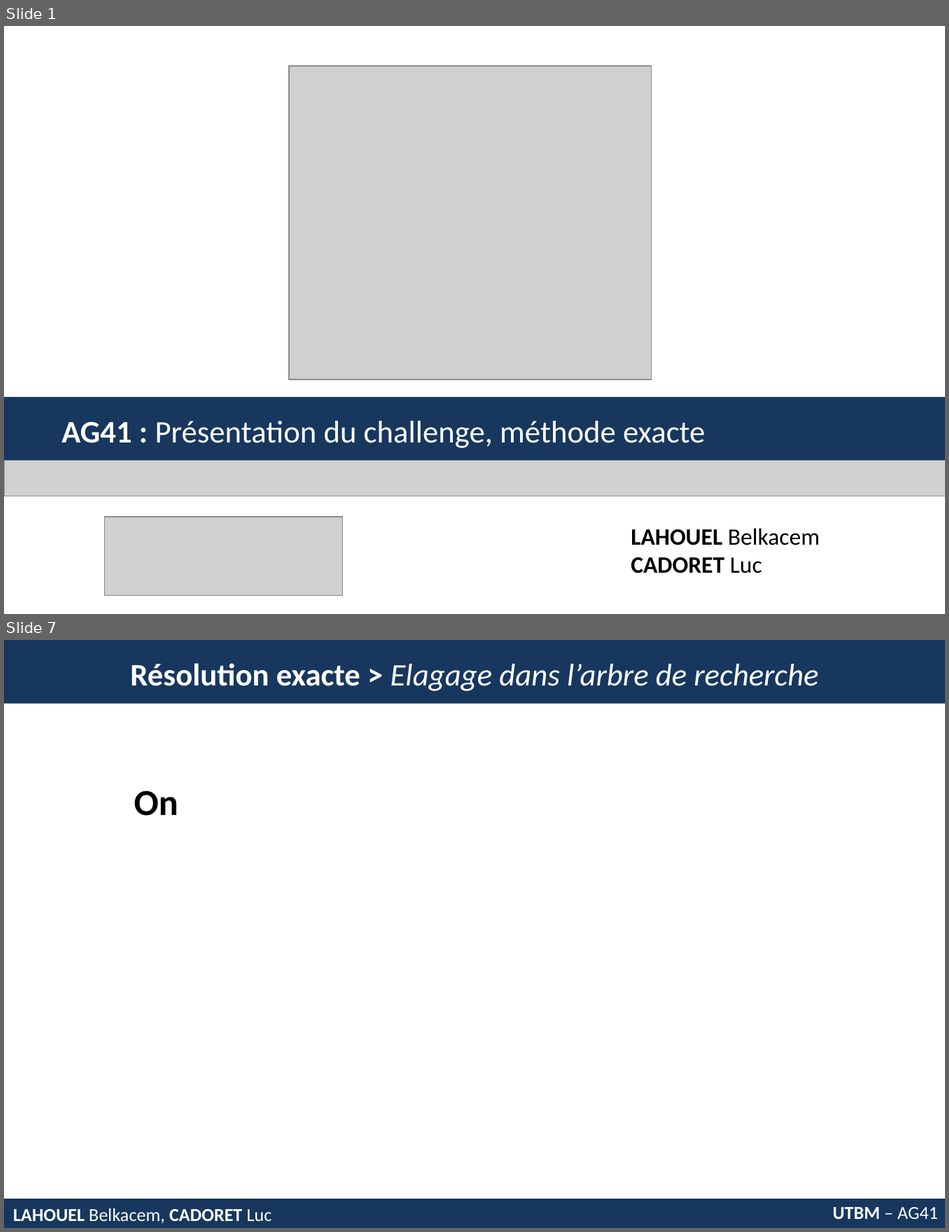
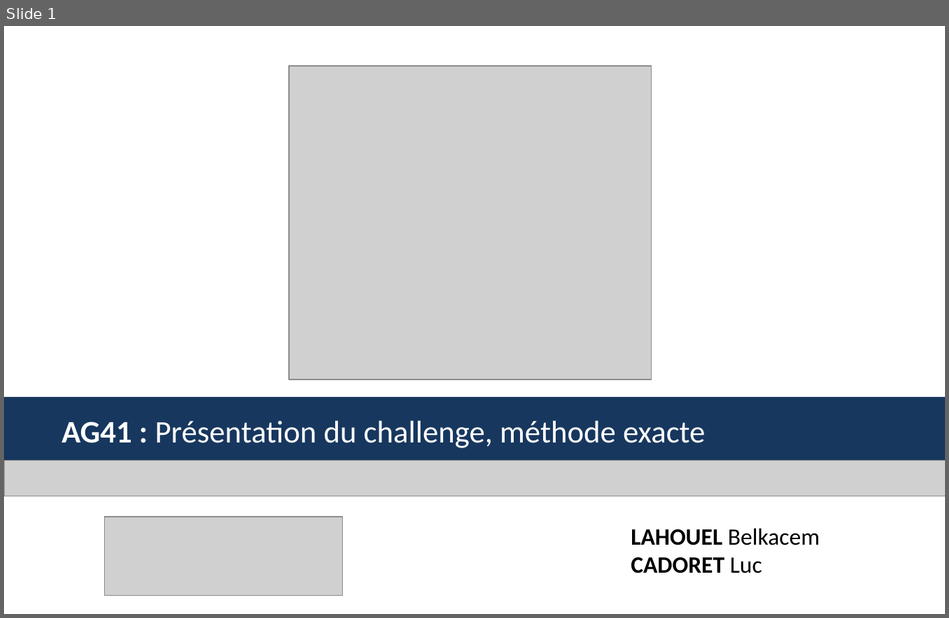
Before and after one commit to belkacemlahouel/AG41_Exacte, a slide deck: pst.pptx. Shown one above the other, each under a label of ours: slides 1 and 7 before the commit, slide 1 after it; the slides between them are not shown. The pictures are 949x1232 and 949x618 pixels, drawn with LibreOffice and Linux fonts; fonts in the diff are those of the drawing; grey boxes stand for pictures. Boxes give left, top, right and bottom in pixels: in the first picture for what was removed or moved away, otherwise in the second. Text is boxed around its words. In the diff, an @@ line names an element or a change of style, - is before the commit and + after.

```diff
--- a/pst.pptx
+++ b/pst.pptx
@@ slide 7 removed at bbox=[4, 640, 945, 1228], background #FFFFFF @@
@@ rectangle removed at bbox=[4, 640, 945, 704] @@
@@ text removed at bbox=[130, 663, 818, 691] @@
-Résolution exacte > Elagage dans l’arbre de recherche
@@ text removed at bbox=[134, 790, 178, 816] @@
-On
@@ rectangle removed at bbox=[4, 1199, 945, 1228] @@
@@ text removed at bbox=[13, 1208, 272, 1223] @@
-LAHOUEL Belkacem, CADORET Luc
@@ text removed at bbox=[833, 1207, 938, 1219] @@
-UTBM – AG41
```
Also in this commit, not shown: 3 slides changed.
